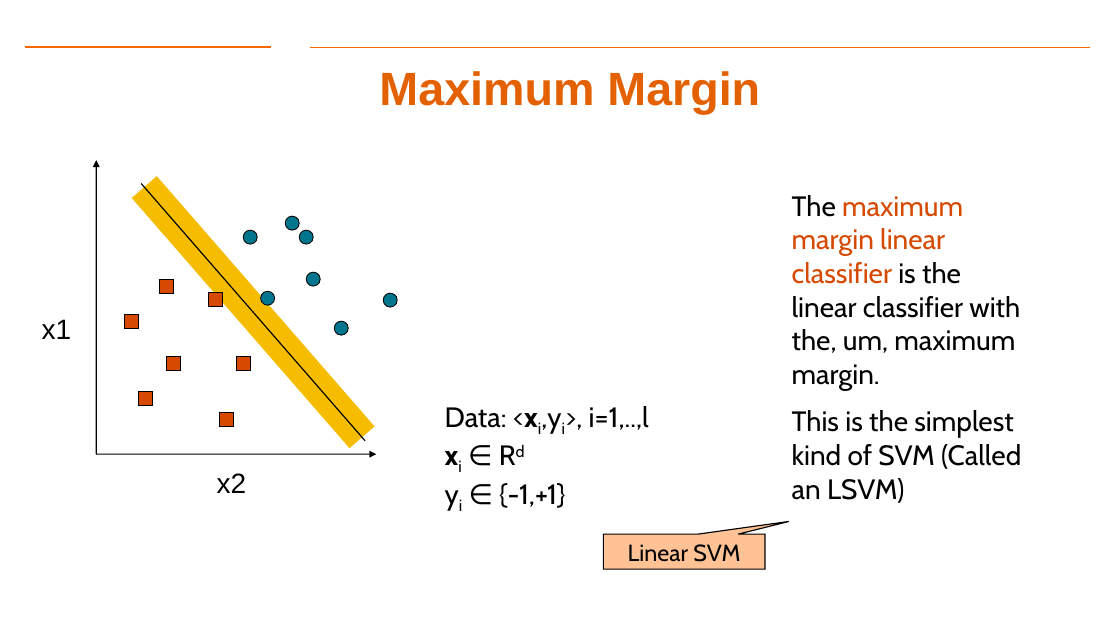
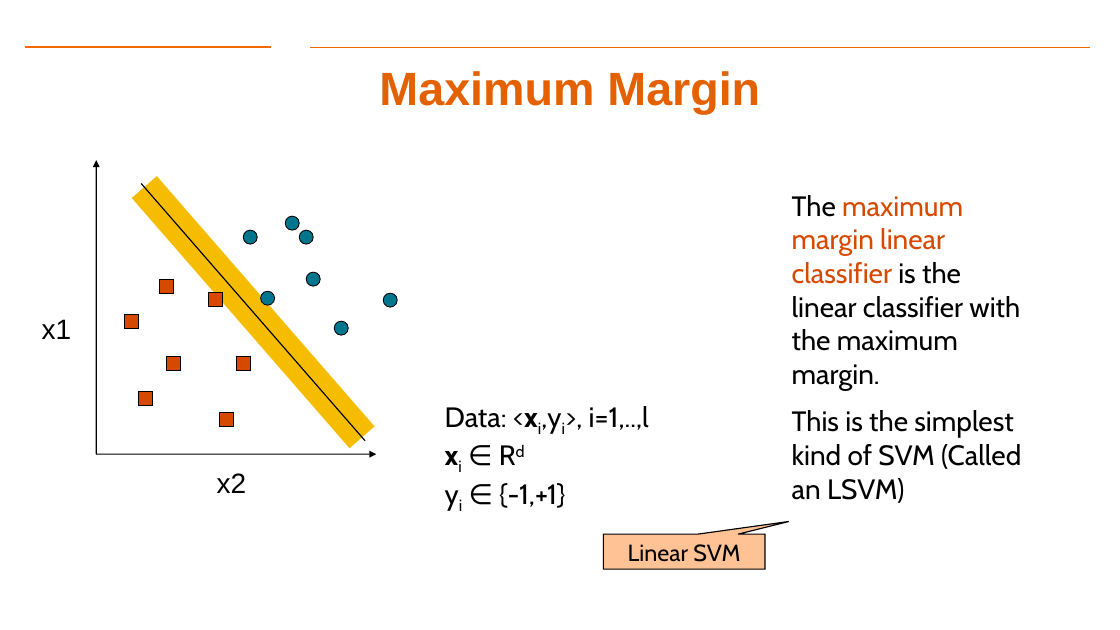
Before and after one commit to Dre1896/RIT-DSCI-633-FDS, a slide deck: slide 9 of Syllabus/Lecture08/Lec08.pptx. Drawn at 1120x630 pixels with LibreOffice and Linux fonts; fonts in the diff are those of the drawing; background and template pictures are left out. Boxes give left, top, right and bottom in pixels: in the first picture for what was removed or moved away, otherwise in the second. Text is boxed around its words. In the diff, an @@ line names an element or a change of style, - is before the commit and + after.

Commit message:
update Lec 08

```diff
--- a/Syllabus/Lecture08/Lec08.pptx
+++ b/Syllabus/Lecture08/Lec08.pptx
@@ text at [792,195,1020,390]: text changed @@
-The maximum margin linear classifier is the linear classifier with the, um, maximum margin.
+The maximum margin linear classifier is the linear classifier with the maximum margin.
```
Also in this commit, not shown: 2 other slides changed.
